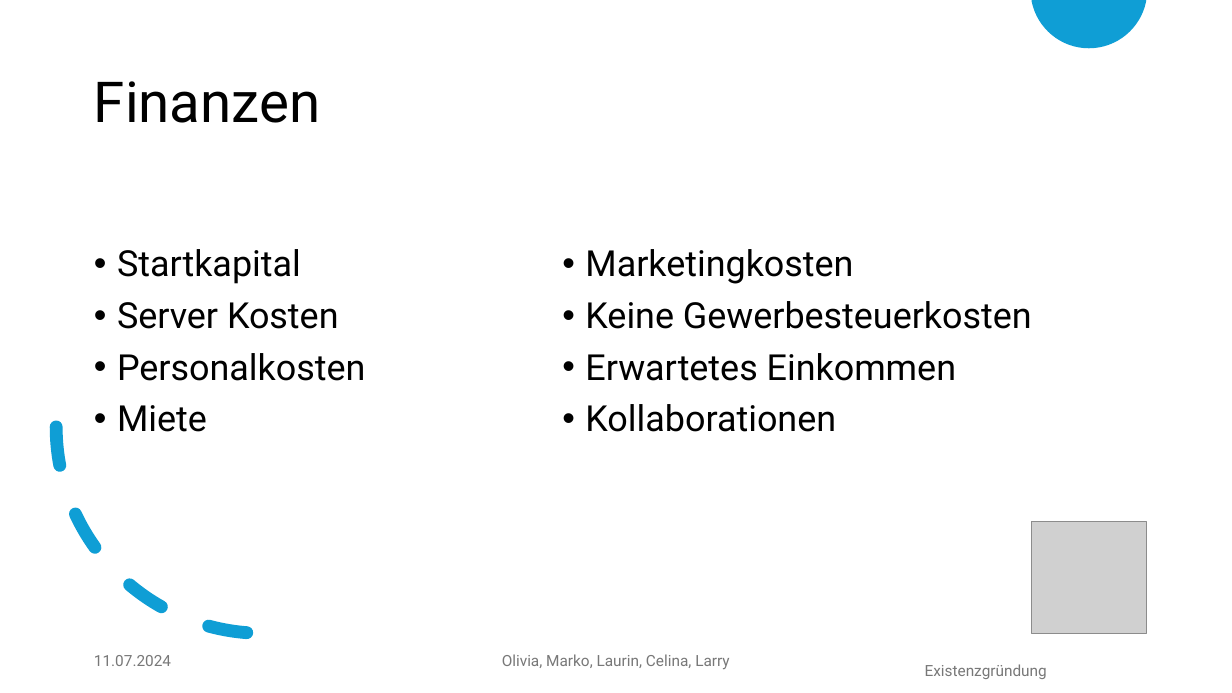
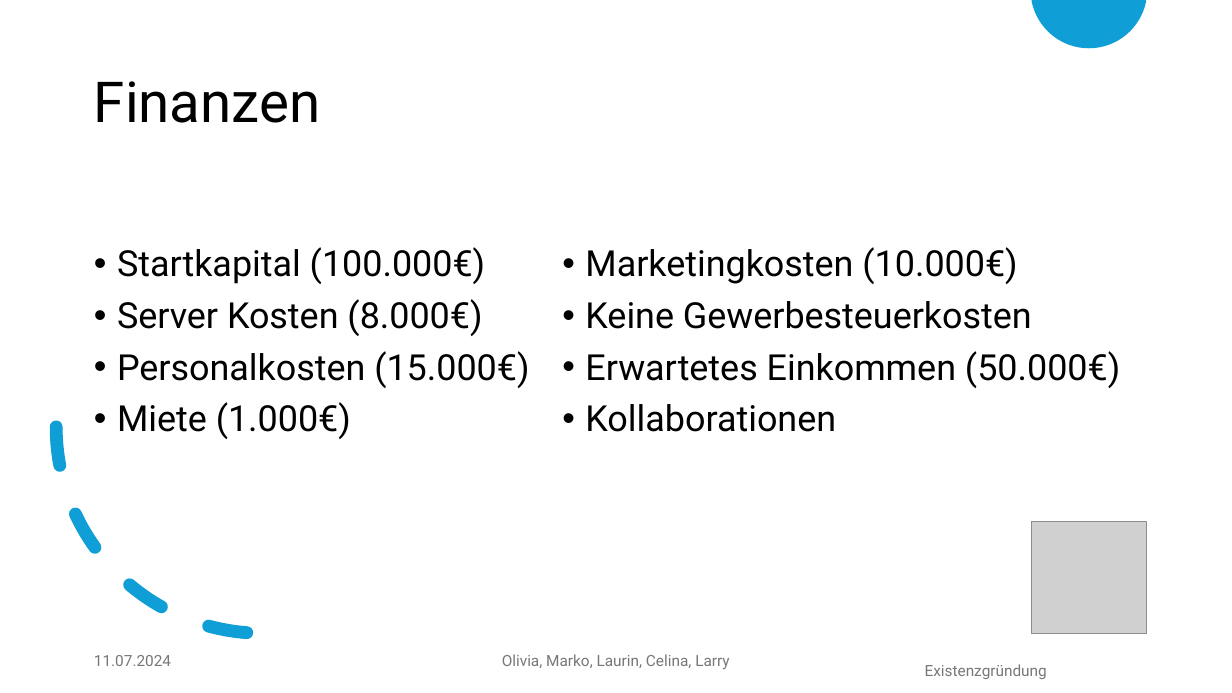
Before and after one commit to Guzel2/semester-6, a slide deck: slide 8 of existenzgruendung/Schnabelpoint.pptx. Drawn at 1232x693 pixels with LibreOffice and Linux fonts; fonts in the diff are those of the drawing; grey boxes stand for pictures; background and template pictures are left out. Boxes give left, top, right and bottom in pixels: in the first picture for what was removed or moved away, otherwise in the second. Text is boxed around its words. In the diff, an @@ line names an element or a change of style, - is before the commit and + after.

Commit message:
finished pptx

```diff
--- a/existenzgruendung/Schnabelpoint.pptx
+++ b/existenzgruendung/Schnabelpoint.pptx
@@ text at (117,247,529,439): text changed @@
-• Startkapital
-• Server Kosten
-• Personalkosten
-• Miete
+• Startkapital (100.000€)
+• Server Kosten (8.000€)
+• Personalkosten (15.000€)
+• Miete (1.000€)
@@ text at (585,247,1017,284): text changed @@
-• Marketingkosten
+• Marketingkosten (10.000€)
@@ text at (585,351,1120,388): text changed @@
-• Erwartetes Einkommen
+• Erwartetes Einkommen (50.000€)
```
Also in this commit, not shown: 1 other slide changed.
